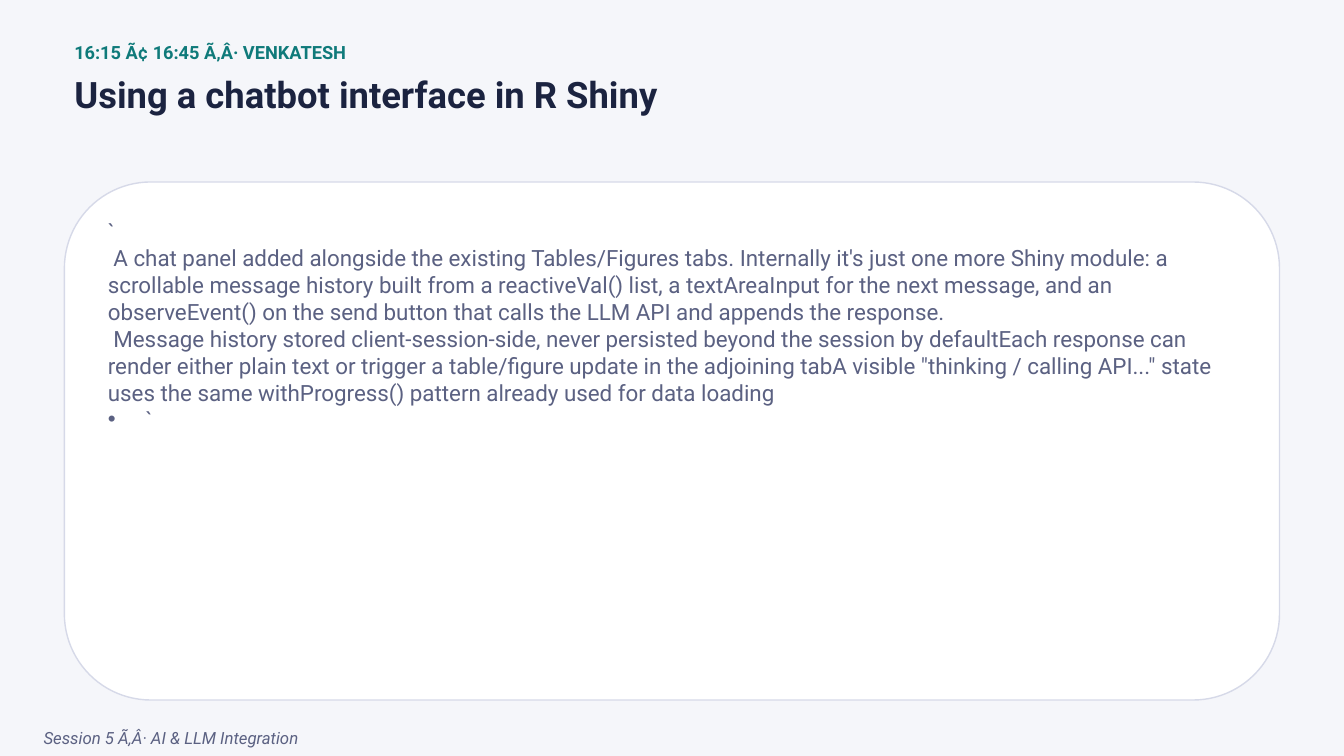
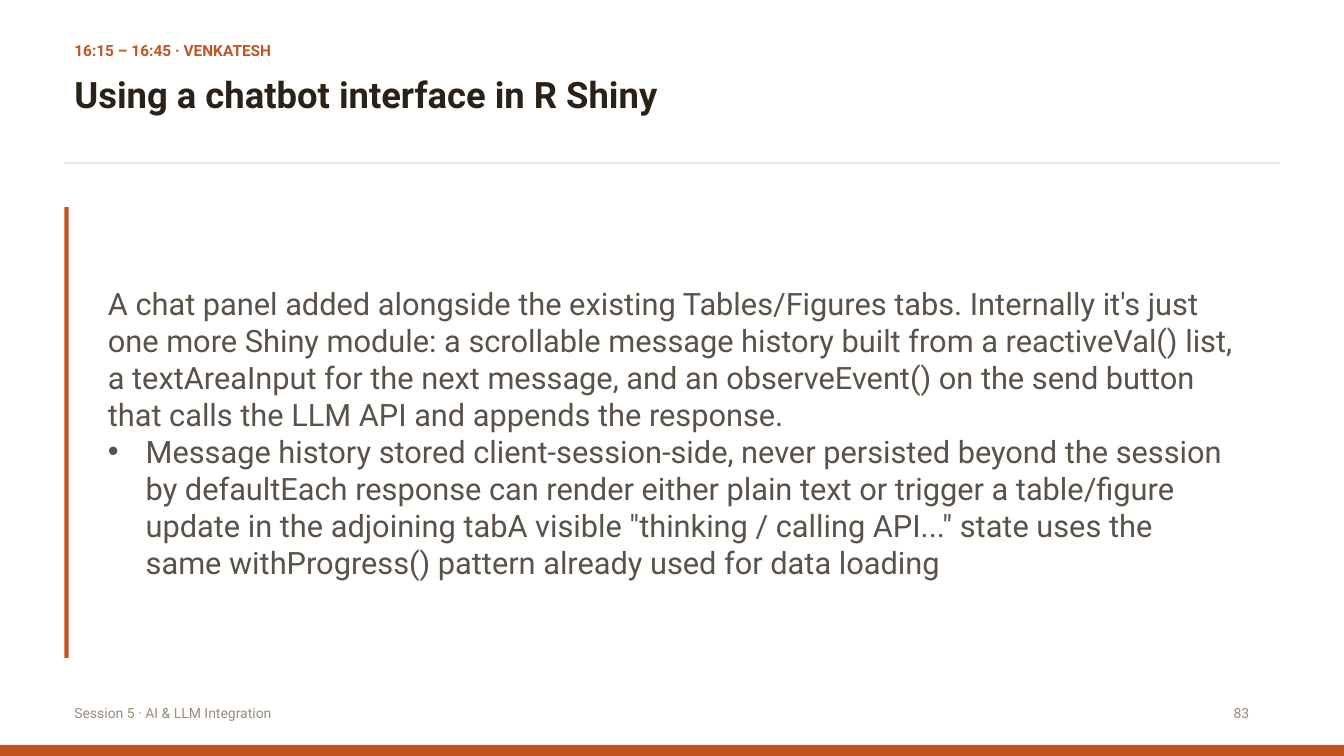
Before and after one commit to itsmdivakaran/IASCT-RShiny-Workshop, a slide deck: slide 100 of IASCT_Shiny_Workshop.pptx (slide 83 before the commit). Drawn at 1344x756 pixels with LibreOffice and Linux fonts; fonts in the diff are those of the drawing. Boxes give left, top, right and bottom in pixels: in the first picture for what was removed or moved away, otherwise in the second. Text is boxed around its words. In the diff, an @@ line names an element or a change of style, - is before the commit and + after.

```diff
--- a/IASCT_Shiny_Workshop.pptx
+++ b/IASCT_Shiny_Workshop.pptx
@@ background #F5F6FA to #FFFFFF @@
@@ text at [74, 45, 272, 56]: text changed; size 13 to 11 pt; text colour #0F7A7A to #C25422 @@
-16:15 Ã¢ 16:45 Ã‚Â· VENKATESH
+16:15 – 16:45 · VENKATESH
@@ text "Using a chatbot interface in ..." at [74, 80, 657, 116]: text colour #1B2340 to #2A2118 @@
@@ rectangle added at [65, 162, 1280, 163], fill #E0D5C3 @@
@@ rounded rectangle removed at [65, 182, 1280, 701] @@
@@ rectangle added at [65, 208, 69, 658], fill #C25422 @@
@@ text "A chat panel added alongside ..." at [108, 292, 1232, 581]: vertical alignment top to middle @@
@@ text at [108, 292, 1232, 581]: text changed; size 16 to 22 pt; text colour #5B6182 to #5A5248 @@
-• `
-  A chat panel added alongside the existing Tables/Figures tabs. Internally it's just one more Shiny module: a scrollable message history built from a reactiveVal() list, a textAreaInput for the next message, and an observeEvent() on the send button that calls the LLM API and appends the response.
-  Message history stored client-session-side, never persisted beyond the session by defaultEach response can render either plain text or trigger a table/figure update in the adjoining tabA visible "thinking / calling API..." state uses the same withProgress() pattern already used for data loading
-  `
+• A chat panel added alongside the existing Tables/Figures tabs. Internally it's just one more Shiny module: a scrollable message history built from a reactiveVal() list, a textAreaInput for the next message, and an observeEvent() on the send button that calls the LLM API and appends the response.
+  Message history stored client-session-side, never persisted beyond the session by defaultEach response can render either plain text or trigger a table/figure update in the adjoining tabA visible "thinking / calling API..." state uses the same withProgress() pattern already used for data loading
@@ text at [74, 708, 271, 721]: text changed; size 12 to 10 pt; text colour #5B6182 to #9B8C79; italic off @@
-Session 5 Ã‚Â· AI & LLM Integration
+Session 5 · AI & LLM Integration
@@ text added at [1234, 708, 1250, 718], 10 pt, text #9B8C79 @@
+83
@@ rectangle added at [0, 745, 1344, 756], fill #C25422 @@
```
Also in this commit, not shown: 105 other slides changed, 21 slides added, 2 slides removed, 4 other files.
